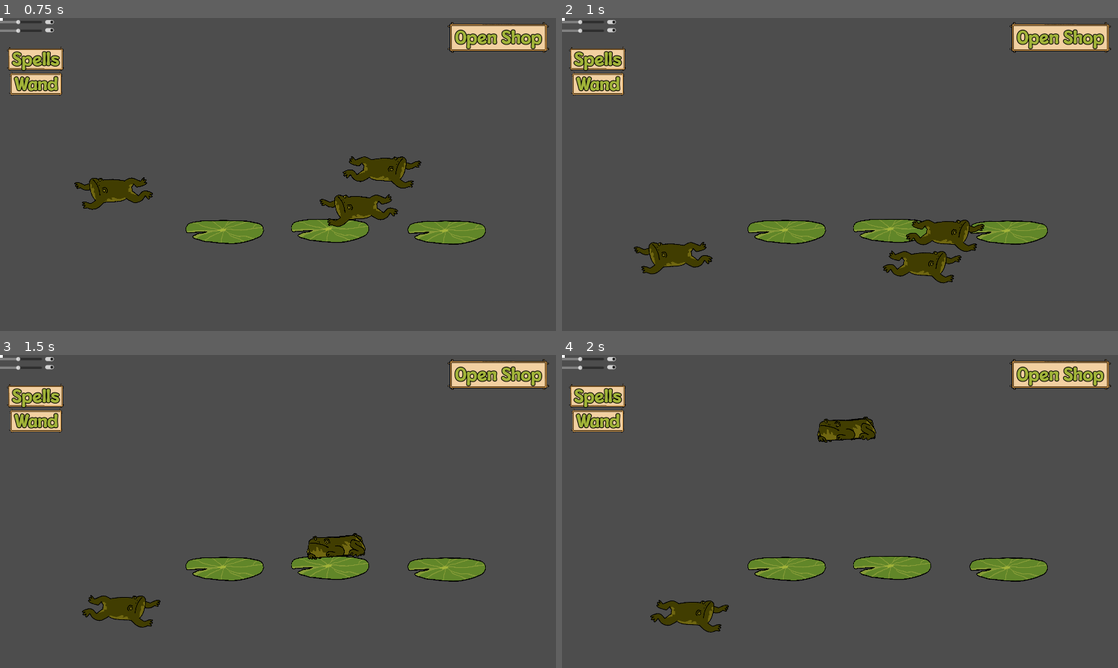
Above: before the commit, frames 1-4 (two rows, left to right).
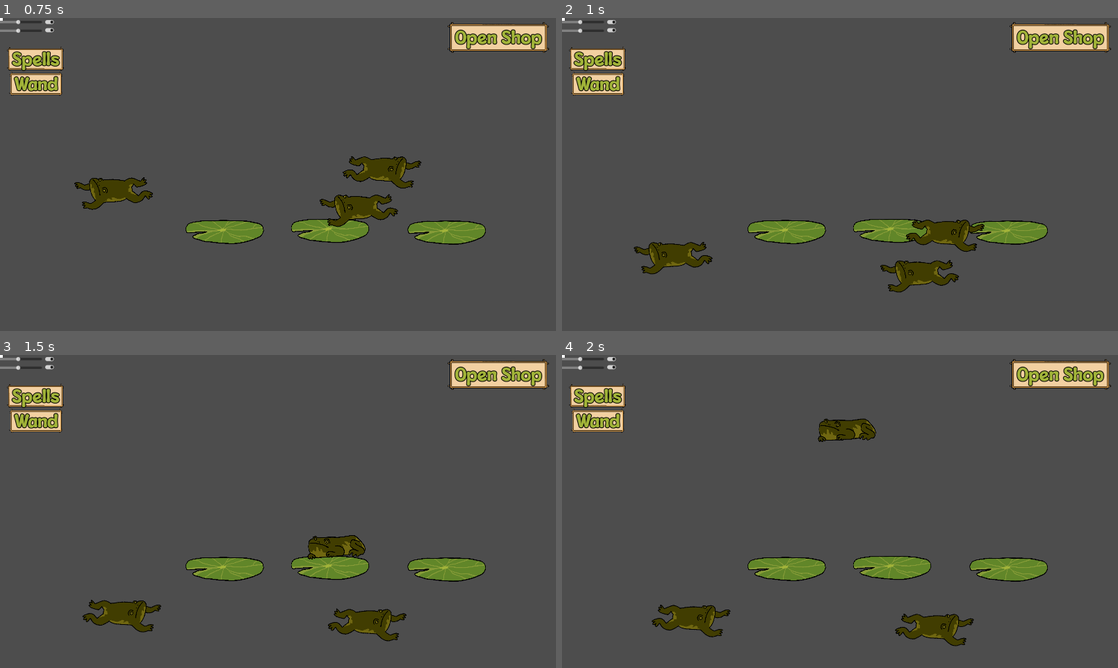
Above: after the commit, the same moments.

Repository: NotTom31/FroggeeToadems
Game: Godot game, scene res://Scenes/Levels/Test/brendan-testing.tscn
The game is run twice, just before and just after one commit, with the same random seed, the same clock (stepped at 60 frames per second) and the same inputs. This scene is started directly instead of the project's main scene.
Inputs (mouse positions are in pixels of both pictures, inside the frame that each line leads up to):
- Up to frame 1 (0.75 s): drag from (361, 165) to (283, 93) at 0.52 s
- Up to frame 2 (1 s): no input
- Up to frame 3 (1.5 s): drag from (361, 605) to (283, 430) at 1.27 s
- Up to frame 4 (2 s): no input

Frame 1 is identical in both runs. In frame 2, 0.9% of the frame differs, in the area x 57-72%, y 74-88%; in frame 3, 1.7%; in frame 4, 1.7%, in the area x 15-75%, y 19-94%.

Commit message:
Fixed floating frogs, added bufo and updated gorf beep text, tweaked tower break sound

Diff:
--- a/Code/FrogLogic/FrogStates/FrogHold.gd
+++ b/Code/FrogLogic/FrogStates/FrogHold.gd
@@ -8,7 +8,7 @@
 	frog.disable_gravity()
 
 func Exit():
-	frog.enable_gravity()
+	pass
 
 func Update(delta: float):
 	pass
--- a/Code/FrogLogic/FrogStates/FrogSwim.gd
+++ b/Code/FrogLogic/FrogStates/FrogSwim.gd
@@ -9,10 +9,12 @@
 var move_direction : Vector2
 var wander_time : float
 
-#var to track if the frog has kicked (max acceleration)
+# var to track if the frog has kicked (max acceleration)
 var push : bool
+# var to track when transitioning from border ai to normal swim. thought this might fix rapid switching behavior; didn't
+var boundary_ai = false
 
-#defining bounding box for frogs; closer they are to borders the more they are impelled to swim in; if beyond borders they can only swim in
+# define bounding box for frogs; closer they are to borders the more they are impelled to swim in; if beyond borders they can only swim in
 var left_bound = -680
 var right_bound = 800
 var xrange = right_bound-left_bound
@@ -20,33 +22,54 @@
 var lo_bound = 750
 var yrange = lo_bound-hi_bound
 
+func Enter():
+	frog.disable_gravity()
+	$"../../FrogSpriteHandler".rotation = 0
+	$"../../FrogSpriteHandler".play_jump()
+	var frog_on_head = frog.get_frog_on_head()
+	if (frog_on_head != null):
+		frog_on_head.tumble()
+	frog.assign_to_slot(null)
+	if get_tree().root.get_child(0) is Main:
+		get_tree().root.get_child(0).play_sound("splash_med")
+	randomize_wander()
 
+#choose direction for frog to swim and length of time until next wander/push occurs
 func randomize_wander():
 	# calculate how close frogs are to center of bounding box
 	# if at center return 0
-	# if at edges, return 1 (right) or -1 (left)
+	# if at edges, return 1 (@right bound) or -1 (@left bound)
 	# outside of edges, |ratio| > 1
 	var ratiox = (2*(frog.position.x-left_bound)/xrange) - 1
 	var ratioy = (2*(frog.position.y-hi_bound)/yrange)- 1
+
 	# ratio is used in denominator, so must handle divide by 0 case w arbitrary small number
 	if ratiox == 0:
 		ratiox = .01
 	if ratioy == 0:
 		ratioy = .01
 
+	# create random unit vector move_direction that is more likely to point to center the closer it is to boundary, must point at center beyond boundary
+	# note: positive x velocity means towards right side
+	# note2: squaring ratio (and adding back in positive/negative value in bias portion) or cubing it (to maintain positive/neg)
+	# may improve border between random behavior and biased inwards behavior; not doing now to save computation
 	move_direction = Vector2(
 		# x dir
-		randf_range(-1, 1)
-		# random component more influential if close to center
-		*(1/ratiox)
-		# bias more influential if close to edge
+		# formula breakdown:
+		# random component more influential the lower ratio is (closer to center)
+		randf_range(-1, 1)*(1/ratiox)
+		# bias more influential the higher ratio is (close to / beyond edge)
 		-ratiox,
+
 		# y dir
+		# same formula as x
 		randf_range(-1,1)*(1/ratioy)-ratioy
 		# convert to unit vec
 		).normalized()
+
+	# set time until next push
 	wander_time = randf_range(1, 4)
-	# reset velocity, which is gradually decreased in delta function
+	# let delta function know to reset velocity, which will gradually decrease after initial push
 	push = true
 
 	# old implementation, rejected bc all frogs tend to center
@@ -61,27 +84,15 @@
 		#).normalized()
 	#wander_time = randf_range(1, 4)
 
-func Enter():
-	frog.disable_gravity()
-	if get_tree().root.get_child(0) is Main:
-		get_tree().root.get_child(0).play_sound("splash_med")
-	$"../../FrogSpriteHandler".play_jump()
-	#if frog.is_sprite_flipped:
-	#	frog.rotation_degrees = 240
-	#else:
-	#	frog.rotation_degrees = 60
-	randomize_wander()
-
 func Exit():
-	frog.rotation_degrees = 0
+	frog.rotation = 0
 	pass
 
 func Update(delta: float):
 	if wander_time > 0:
 		wander_time -= delta
 	else:
-		#Transitioned.emit(self, "FrogCharge")
-		# changed from forcing jump after each wander to chance of jump after each wander
+		# by default 1/3 chance of jumping after each wander
 		var jump_chance = randi_range(1,3)
 		if jump_chance == 3:
 			Transitioned.emit(self, "FrogCharge")
@@ -89,12 +100,34 @@
 			randomize_wander()
 
 func Physics_Update(delta: float):
-	if frog.over_rock == true:
-		frog.velocity = Vector2(-200, move_direction.y * move_speed_y)
-	elif frog.behind_boat == true:
-		frog.velocity = Vector2(200, move_direction.y * move_speed_y)
-	elif push == true: #frog: #&& frog.is_on_floor():
+
+	#push = false # for testing, see note on final else in function
+	if push == false:
+		# activate boundary ai if intersecting w rock or boat detection areas
+		# if frog is at boundary, it can do anything from stay still to swim inwards but can no longer swim out of bounds
+		# however, if frog is intersecting with a visual obstacle, this portion of code should guarantee they swim inwards with max velocity
+		if frog.over_rock == true:
+			move_direction.x = -1
+			frog.velocity = Vector2(move_direction.x * move_speed_x, move_direction.y * move_speed_y)
+			boundary_ai=true
+		elif frog.behind_boat == true:
+			move_direction.x = 1
+			frog.velocity = Vector2(move_direction.x * move_speed_x, move_direction.y * move_speed_y)
+			boundary_ai=true
+		# damping behavior
+		else:
+			frog.velocity = frog.velocity*damping
+			#initiate push if leaving boundary
+			if boundary_ai == true:
+				boundary_ai = false
+				push = true
+	# new push
+	# bug tracking:
+	# you can fix rapid flipping behavior by commenting out the push behavior below.
+	# it's the only solution I've found
+	# this was still true when using a different if/else tree for the physics function (before it was if over rock, elif behind boat, elif push true, else damping behavior)
+	# this was also true before a new push was queued line ~120 in damping section upon exiting boundary ai behavior.
+	# this is crazy bc without the new push, move_direction.x is set to -1 or 1 in the boundary_ai section, therefore the definition of frog.velocity SHOULD be identical. why switch???????
+	else:
 		frog.velocity = Vector2(move_direction.x * move_speed_x, move_direction.y * move_speed_y)
 		push = false
-	else:
-		frog.velocity = frog.velocity*damping
--- a/Code/FrogLogic/FrogTypes/basic_frog.gd
+++ b/Code/FrogLogic/FrogTypes/basic_frog.gd
@@ -185,12 +185,14 @@
 	var frog_on_head : BasicFrog = get_frog_on_head()
 	if frog_on_head != null:
 		frog_on_head.fountain()
+	$AnimatedSprite2D.rotation = 0
 	transition_to_jump()
 
 func tumble() -> void:
 	var frog_on_head : BasicFrog = get_frog_on_head()
 	if frog_on_head != null:
 		frog_on_head.tumble()
+	#$AnimatedSprite2D.rotation = 0
 	transition_to_fall()
 
 func set_random_ribbit_timer():
--- a/Code/Legacy/frog_detection_area.gd
+++ b/Code/Legacy/frog_detection_area.gd
@@ -8,7 +8,10 @@
 	parent.over_water = true
 	var current_state = parent.get_node("StateMachine").current_state
 	if current_state is FrogFall or current_state is FrogJump:
-		parent.transition_to_swim()
+		#allow random amount of time to pass so frogs enter water at variable y pos
+		await get_tree().create_timer(randf_range(0,.12)).timeout
+		if is_instance_valid(parent):
+			parent.transition_to_swim()
 
 func _on_area_exited(area: Area2D) -> void:
 	var parent = area.get_parent()
--- a/Code/Legacy/rock_detection.gd
+++ b/Code/Legacy/rock_detection.gd
@@ -5,7 +5,11 @@
 	var parent = area.get_parent()
 	if parent is not BasicFrog:
 		return
-	parent.over_rock = true
+	# remove random time passing while troubleshooting swim behavior
+	# allow random amount of time to pass so border is less obvious
+	#await get_tree().create_timer(randf_range(0,.2)).timeout
+	if is_instance_valid(parent):
+		parent.over_rock = true
 
 func _on_area_exited(area: Area2D) -> void:
 	var parent = area.get_parent()
--- a/Code/Managers/sound_manager.gd
+++ b/Code/Managers/sound_manager.gd
@@ -25,7 +25,7 @@
 # 6) BUS MANAGEMENT: (~418)
 	# logic used for volume sliders in settings menu
 
-
+# note: NOT ALL SOUNDS ARE FOUND ON SOUND MANAGER!!! frog charges and lillypad snaps are handled in their respective scripts
 
 # 1) AUDIO CONFIGS
 # this portion of code is where volume, volume variety, and pitch variety are set for each effect
@@ -67,29 +67,35 @@
 	"magic_fail" : [1, -4, 2, 1, 0.85, 1.2, ["res://Assets/Audio/SFX/post-jam addition/magicfail1.wav", "res://Assets/Audio/SFX/post-jam addition/magicfail2.wav"]],
 	# NPCS
 	# purrzerk lvl 1
-	# deeper voice
+	# design: deeper voice
 	"beep_text0": [-9, -4, 5, 0.66, 0.9, 1.2, ["res://Assets/Audio/SFX/GWJ73_SFX_beepText_loop_-7dB.wav","res://Assets/Audio/SFX/beepText3-7dB.wav","res://Assets/Audio/SFX/beepText4-7dB.wav"]],
 	# mask cat lvl 2
-	# add filtered meow sound
-	"beep_text1": [-9, -4, 5, 1, 0.85, 1.3, ["res://Assets/Audio/SFX/GWJ73_SFX_beepText_loop_-7dB.wav","res://Assets/Audio/SFX/beepText3-7dB.wav","res://Assets/Audio/SFX/beepText4-7dB.wav"]],
+	# design: basically nothing atm:( slightly higher pitch
+	# to do: add metalic sound? naruto sample?
+	"beep_text1": [-6, -4, 5, 1.2, 0.85, 1.3, ["res://Assets/Audio/SFX/GWJ73_SFX_beepText_loop_-7dB.wav","res://Assets/Audio/SFX/beepText3-7dB.wav","res://Assets/Audio/SFX/beepText4-7dB.wav"]],
 	# chuddly lvl 3
-	# add custom meows
+	# design: deeper, more expressive voice
+	# to do: add potion seller sample?
 	"beep_text2": [-9, -4, 5, 1, 0.5, 1.3, ["res://Assets/Audio/SFX/GWJ73_SFX_beepText_loop_-7dB.wav","res://Assets/Audio/SFX/beepText3-7dB.wav","res://Assets/Audio/SFX/beepText4-7dB.wav"]],
 	# gorf lvl 4
-	# ribbit / meow hybrid, needs update
-	"beep_text3": [-3, -4, 5, 1, 0.7, 1.3, ["res://Assets/Audio/SFX/gorf_meow_mockup1.wav", "res://Assets/Audio/SFX/gorf_meow_mockup2.wav", "res://Assets/Audio/SFX/gorf_meow_mockup3.wav"]],
+	# design: custom meow/ribbit hybrid
+	# to do: repass
+	"beep_text3": [-3, -4, 5, 1, 0.7, 1.3, ["res://Assets/Audio/SFX/gorf_beep1.wav", "res://Assets/Audio/SFX/gorf_beep2.wav", "res://Assets/Audio/SFX/gorf_beep3.wav"]],
 	# pestarzt lvl 5
-	# custom mask sound
-	"beep_text4": [-4, -4, 5, 0.7, 0.7, 1.3, ["res://Assets/Audio/SFX/Pestarzt_beep_new.wav"]],#"res://Assets/Audio/SFX/Pestarzt_beep1.wav","res://Assets/Audio/SFX/Pestarzt_beep2.wav","res://Assets/Audio/SFX/Pestarzt_beep3.wav"]],
+	# design: custom mask filter sound
+	"beep_text4": [-4, -4, 5, 0.7, 0.7, 1.3, ["res://Assets/Audio/SFX/Pestarzt_beep1.wav","res://Assets/Audio/SFX/Pestarzt_beep2.wav","res://Assets/Audio/SFX/Pestarzt_beep3.wav"]],
 	# void cat lvl 6
-	# high pitched
+	# design: high pitched
 	"beep_text5": [-9, -4, 5, 2.6, 0.98, 1.05, ["res://Assets/Audio/SFX/GWJ73_SFX_beepText_loop_-7dB.wav","res://Assets/Audio/SFX/beepText3-7dB.wav","res://Assets/Audio/SFX/beepText4-7dB.wav"]],
 	# minnum cat
-	# deep meow
+	# design: deep meows
+	# to do: add reverbed out version with sub-base, shimmery pad?
 	"beep_text6": [-9, -4, 5, 0.2, 0.5, 1.25, ["res://Assets/Audio/SFX/beepText4-7dB.wav"]],
-	# ?
-	"beep_text7": [-9, -4, 5, 1.3, 0.7, 1.3, ["res://Assets/Audio/SFX/GWJ73_SFX_beepText_loop_-7dB.wav","res://Assets/Audio/SFX/beepText3-7dB.wav","res://Assets/Audio/SFX/beepText4-7dB.wav"]],
-	#tac
+	# bufo (?)
+	# design: chorus of many meows
+	"beep_text7": [-3, -4, 5, 1.3, 0.7, 1.3, ["res://Assets/Audio/SFX/bufo_beep3.wav","res://Assets/Audio/SFX/bufo_beep2.wav","res://Assets/Audio/SFX/bufo_beep1.wav"]],
+	# tac
+	# design: standard
 	"beep_text8": [-9, -4, 5, 1, 0.7, 1.3, ["res://Assets/Audio/SFX/GWJ73_SFX_beepText_loop_-7dB.wav","res://Assets/Audio/SFX/beepText3-7dB.wav","res://Assets/Audio/SFX/beepText4-7dB.wav"]],
 		#OTHER
 	"splash_med": [-6, -5, 1, 1, 0.6, 1.5, ["res://Assets/Audio/SFX/splash_medium_-6dB.wav"]],
--- a/Code/lillypad.gd
+++ b/Code/lillypad.gd
@@ -19,17 +19,20 @@
 
 func fountain() -> void:
 	if $FrogSlot.inhabitant != null:
-		# NOTE: 90% of this is just for the sound effect, only mechanical part is last line: $FrogSlot.inhabitant.fountain()
+		# NOTE: 90% of this is just for the sound effect, only mechanical part is the line: $FrogSlot.inhabitant.fountain()
 		# play fountain sounds
 		var snap_count =  float(self.count_frogs_in_stack())
 		var snap_time = .4+.025*snap_count
 		var snap_step = snap_time/snap_count
 		var snap_pitch: float
 		var snap_paths = ["res://Assets/Audio/SFX/post-jam addition/frogsnap1.wav","res://Assets/Audio/SFX/post-jam addition/frogsnap2.wav","res://Assets/Audio/SFX/post-jam addition/frogsnap3.wav"]
+
+		# the only mechanical line :
 		$FrogSlot.inhabitant.fountain()
+
 		for snap in range(snap_count):
 			$FountainSnapPlayer1.set_stream(load(snap_paths[randi_range(0,2)]))
-			snap_pitch = 0.5+.2*snap
+			snap_pitch = 0.9-snap_count*.05+.25*snap/sqrt(snap_count)
 			$FountainSnapPlayer1.set_pitch_scale(snap_pitch)
 			$FountainSnapPlayer1.volume_db = 10 + randf_range(-3, 1)
 			#choose player from round robin
--- a/Scenes/BoatDetection.tscn
+++ b/Scenes/BoatDetection.tscn
@@ -24,6 +24,7 @@
 texture = ExtResource("2_lbba3")
 
 [node name="SwampBg" type="Sprite2D" parent="."]
+visible = false
 z_index = -2
 position = Vector2(971, 545)
 scale = Vector2(0.335, 0.335)
--- a/Scenes/FrogDetectionArea.tscn
+++ b/Scenes/FrogDetectionArea.tscn
@@ -16,6 +16,7 @@
 texture = ExtResource("1_alkt3")
 
 [node name="SwampBg" type="Sprite2D" parent="."]
+visible = false
 z_index = -2
 position = Vector2(1, -549)
 scale = Vector2(0.335, 0.335)
--- a/Scenes/Legacy/Frog_Legacy.tscn
+++ b/Scenes/Legacy/Frog_Legacy.tscn
@@ -11,7 +11,6 @@
 [ext_resource type="Texture2D" uid="uid://bppv148qldsei" path="res://Assets/Art/Frogs/blink/02_plink5.png" id="9_7nnfk"]
 [ext_resource type="Texture2D" uid="uid://dcomocfoou50s" path="res://Assets/Art/Frogs/resting/02_rest.png" id="10_xdtfe"]
 [ext_resource type="Texture2D" uid="uid://cvr4vb57bl7pj" path="res://Assets/Art/Frogs/jumping/02_jump.png" id="11_nmbio"]
-
 
 [sub_resource type="SpriteFrames" id="SpriteFrames_6u743"]
 animations = [{
--- a/Scenes/Levels/Test/Main-Scene-Evan.tscn
+++ b/Scenes/Levels/Test/Main-Scene-Evan.tscn
@@ -49,7 +49,7 @@
 
 [node name="FrogDetectionArea" parent="." instance=ExtResource("8_yx1j8")]
 
-[node name="CollisionShape2D" parent="FrogDetectionArea" index="0"]
+[node name="CollisionShape2D" parent="FrogDetectionArea" index="2"]
 position = Vector2(962, 1006)
 
 [node name="Wand" parent="." instance=ExtResource("8_onmxr")]
--- a/Scenes/Levels/Test/brendan-testing.tscn
+++ b/Scenes/Levels/Test/brendan-testing.tscn
@@ -1,6 +1,6 @@
 [gd_scene load_steps=3 format=3 uid="uid://bsaoimojl71v6"]
 
-[ext_resource type="PackedScene" uid="uid://cog6dh2xtn66n" path="res://Scenes/Levels/Test/Main-Scene-Tom.tscn" id="1_xckjc"]
+[ext_resource type="PackedScene" uid="uid://cog6dh2xtn66n" path="res://Scenes/UI/Levels/Test/Main-Scene-Tom.tscn" id="1_xckjc"]
 [ext_resource type="PackedScene" uid="uid://1k1rcvp03xma" path="res://Scenes/Managers/sound_manager.tscn" id="2_sjxra"]
 
 [node name="Brendan-testing" type="Node2D"]
@@ -11,6 +11,7 @@
 
 [editable path="LevelManager"]
 [editable path="LevelManager/Wand"]
+[editable path="LevelManager/Canvas_Shop"]
 [editable path="LevelManager/Lillypads/Lillypad"]
 [editable path="LevelManager/Lillypads/Lillypad2"]
 [editable path="LevelManager/Lillypads/Lillypad3"]
--- a/Scenes/UI/Levels/Test/Main-Scene-Evan.tscn
+++ b/Scenes/UI/Levels/Test/Main-Scene-Evan.tscn
@@ -49,7 +49,7 @@
 
 [node name="FrogDetectionArea" parent="." instance=ExtResource("8_yx1j8")]
 
-[node name="CollisionShape2D" parent="FrogDetectionArea" index="0"]
+[node name="CollisionShape2D" parent="FrogDetectionArea" index="2"]
 position = Vector2(962, 1006)
 
 [node name="Wand" parent="." instance=ExtResource("8_onmxr")]
--- a/Scenes/boat_detection.gd
+++ b/Scenes/boat_detection.gd
@@ -5,7 +5,10 @@
 	var parent = area.get_parent()
 	if parent is not BasicFrog:
 		return
-	parent.behind_boat = true
+	# allow random amount of time to pass so border is less obvious
+	await get_tree().create_timer(randf_range(0,1)).timeout
+	if is_instance_valid(parent):
+		parent.behind_boat = true
 
 func _on_area_exited(area: Area2D) -> void:
 	var parent = area.get_parent()
Not shown, added: Assets/Audio/SFX/bufo_beep1.wav.import
Not shown, added: Assets/Audio/SFX/bufo_beep2.wav.import
Not shown, added: Assets/Audio/SFX/bufo_beep3.wav.import
Not shown, added: Assets/Audio/SFX/gorf_beep1.wav.import
Not shown, added: Assets/Audio/SFX/gorf_beep2.wav.import
Not shown, added: Assets/Audio/SFX/gorf_beep3.wav.import
Not shown, added: Assets/Audio/SFX/bufo_beep1.wav
Not shown, added: Assets/Audio/SFX/bufo_beep2.wav
Not shown, added: Assets/Audio/SFX/bufo_beep3.wav
Not shown, added: Assets/Audio/SFX/gorf_beep1.wav
Not shown, added: Assets/Audio/SFX/gorf_beep2.wav
Not shown, added: Assets/Audio/SFX/gorf_beep3.wav
